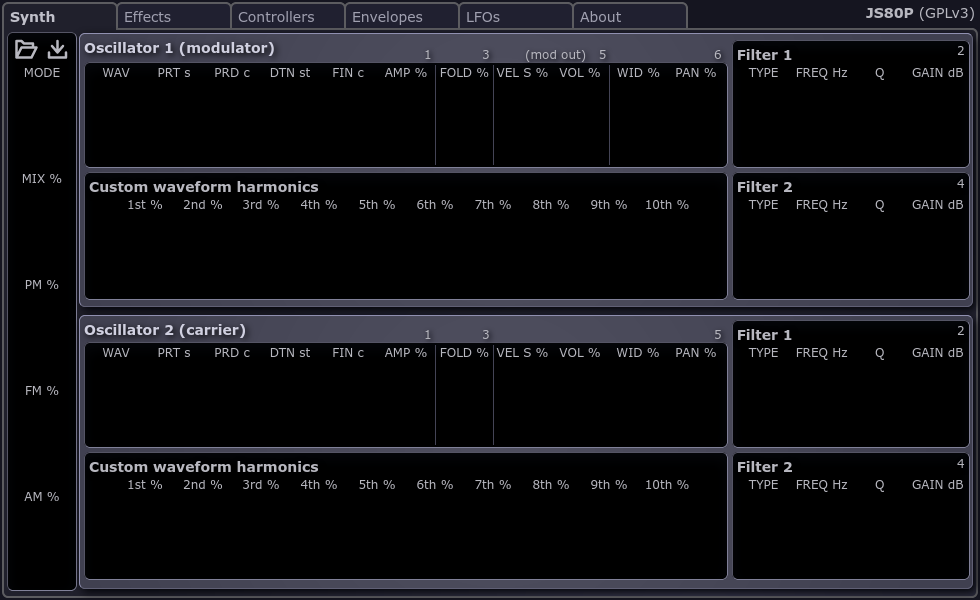
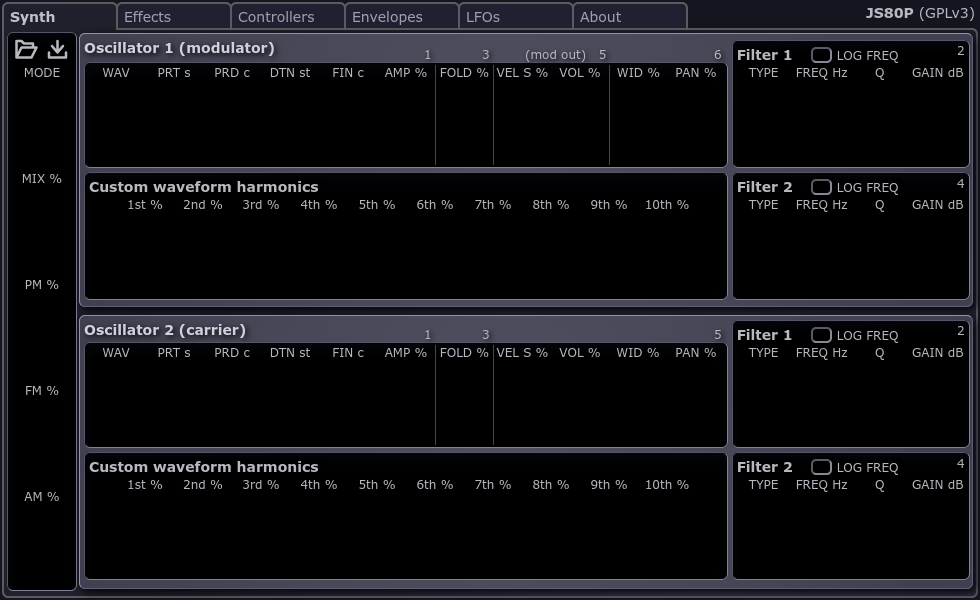
Before/after of a 980x600 layered artwork. What changed in the layer stack:
painted on "synth" over [811, 47, 898, 484]
painted on "effects" over [811, 57, 860, 204]
painted on "lfos" over [811, 47, 898, 484]
